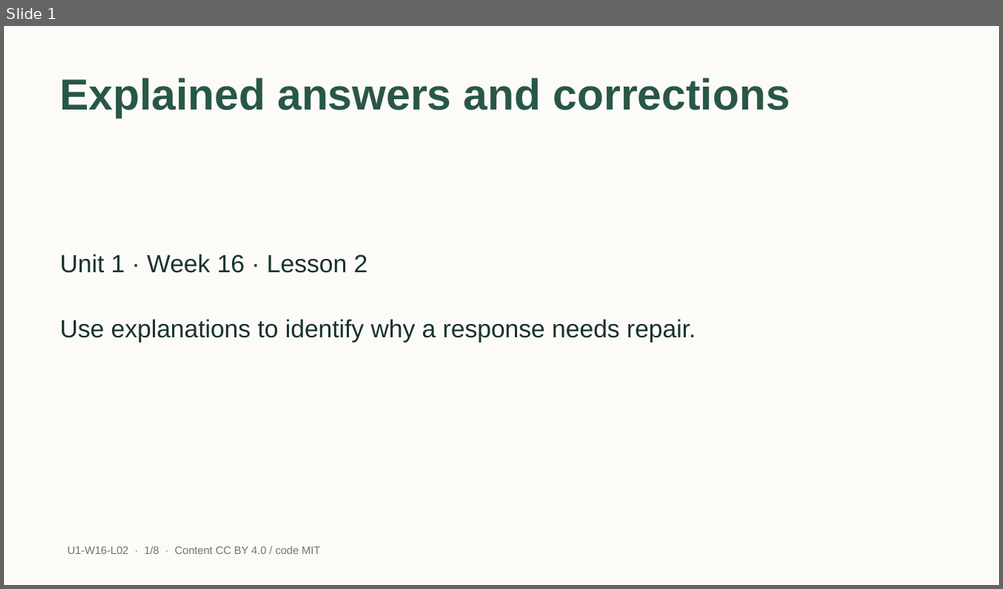
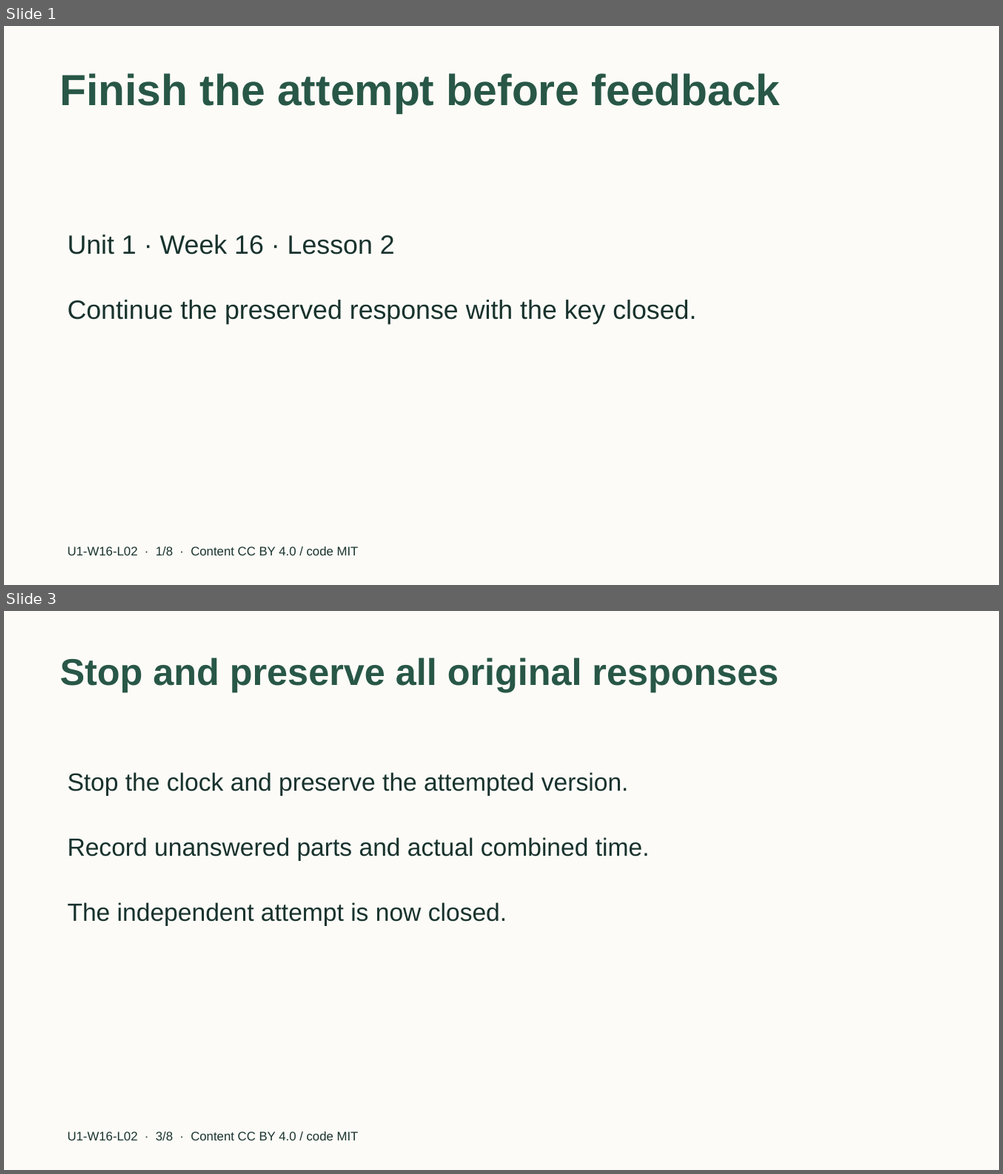
Before and after one commit to EdugenIO/cs-atar-textbook, a slide deck: dist/slides/u1-w16-l02.pptx. Shown one above the other, each under a label of ours: slide 1 before the commit, slides 1 and 3 after it; the slides between them are not shown. The pictures are 1003x589 and 1003x1174 pixels, drawn with LibreOffice and Linux fonts; fonts in the diff are those of the drawing. Boxes give left, top, right and bottom in pixels: in the first picture for what was removed or moved away, otherwise in the second. Text is boxed around its words. In the diff, an @@ line names an element or a change of style, - is before the commit and + after.

```diff
--- a/dist/slides/u1-w16-l02.pptx
+++ b/dist/slides/u1-w16-l02.pptx
@@ slide 3 added at [4,611,999,1170], background #FCFBF7 @@
@@ title added at [60,658,778,692], 36 pt, text #285747, bold @@
+Stop and preserve all original responses
@@ text added at [68,772,629,796], 24 pt, text #18322D @@
+Stop the clock and preserve the attempted version.
@@ text added at [68,837,649,861], 24 pt, text #18322D @@
+Record unanswered parts and actual combined time.
@@ text added at [68,903,506,926], 24 pt, text #18322D @@
+The independent attempt is now closed.
@@ text added at [68,1132,358,1141], 12 pt, text #18322D @@
+U1-W16-L02 · 3/8 · Content CC BY 4.0 / code MIT
@@ slide 1 changed as well @@
@@ title at [60,73,780,113]: text changed @@
-Explained answers and corrections
+Finish the attempt before feedback
@@ text "Unit 1 · Week 16 ..." at [68,235,395,255]: size 24 to 25.5 pt; vertical alignment middle to top @@
@@ text "Continue the preserved response with ..." at [68,300,696,324]: vertical alignment middle to top @@
@@ text at [68,300,696,324]: text changed; size 24 to 25.5 pt @@
-Use explanations to identify why a response needs repair.
+Continue the preserved response with the key closed.
@@ text "U1-W16-L02 · 1/8 · Content ..." at [68,547,358,556]: size 10.5 to 12 pt, text colour #66786F to #18322D @@
```
Also in this commit, not shown: 2 other slides changed, 4 other slides added, 5 slides removed, 40 other files.
